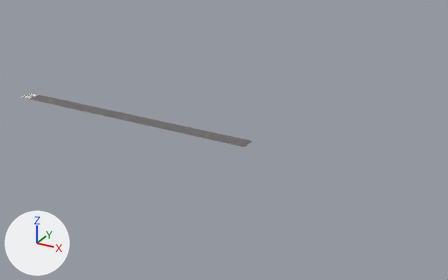
A saved change to the OBJ model OpenGL_Flightsim/assets/models/runway.obj.
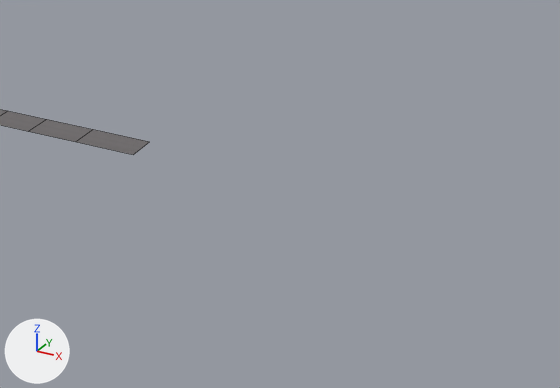
Each version is shown whole from a 50 mm camera at (1148.0, -1079.0, 536.0) aimed at (540.0, 26.0, -16.0), then close up on the part from 40% to 100% of the width and 26% to 92% of the height. Lighting does not change. The marker at lower left points along +X, +Y and +Z. The close-ups show mesh edges as thin lines. Where no turn or scale is listed for an object, it has been applied to the vertices.
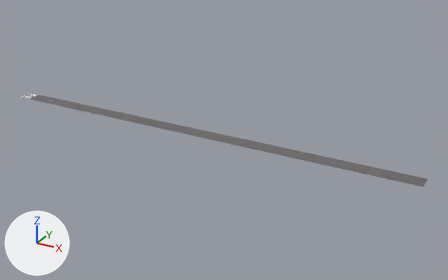
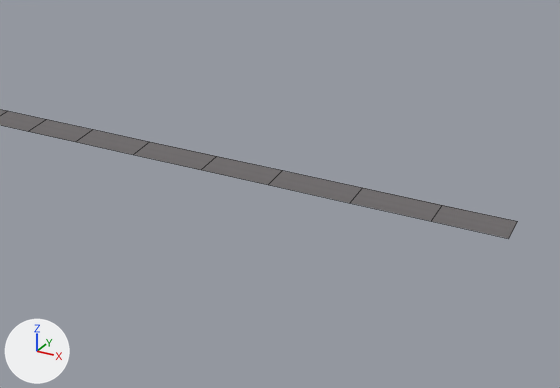
The edits, one by one:
me_cube is used by ob_cube; location (0.0, 0.0, 0.0).
Verts and faces of me_cube; kept vertices keep their numbers, new ones are numbered from 28.
Before the commit, vertices of me_cube: 26 (614.0, -19.0, 0.0) at pixel (133, 154), 27 (614.0, 19.0, 0.0) at pixel (149, 141).
me_cube had 28 vertices, 13 faces and spanned x -27.0..614.0, y -19.0..19.0, z 0.0.
me_cube now has 38 vertices, 18 faces and spans x -27.0..981.0, y -19.0..19.0, z 0.0.
Part 1, on me_cube:
New vertex 28 is at (688.0, -19.0, 0.0), pixel (201, 169).
New vertex 29 is at (757.0, -19.0, 0.0), pixel (268, 184).
New vertex 30 is at (838.0, -19.0, 0.0), pixel (349, 203).
New vertex 31 is at (913.0, -19.0, 0.0), pixel (431, 221).
New vertex 32 is at (981.0, -19.0, 0.0), pixel (508, 238).
New vertices 33 to 37 stand at vertices 28 to 32, in that order, plus (0.0, 38.0, 0.0).
New faces: (26, 28, 33, 27), (28, 29, 34, 33), (29, 30, 35, 34), (30, 31, 36, 35), (31, 32, 37, 36).

Where the change shows, as pixel boxes [x1, y1, x2, y2] in the close-ups (560 x 388 px):
'Cube', reshaped
    before: [0, 109, 149, 155]
    after: [0, 109, 518, 238]
part 1 of me_cube, added
    after: [134, 142, 518, 238]
